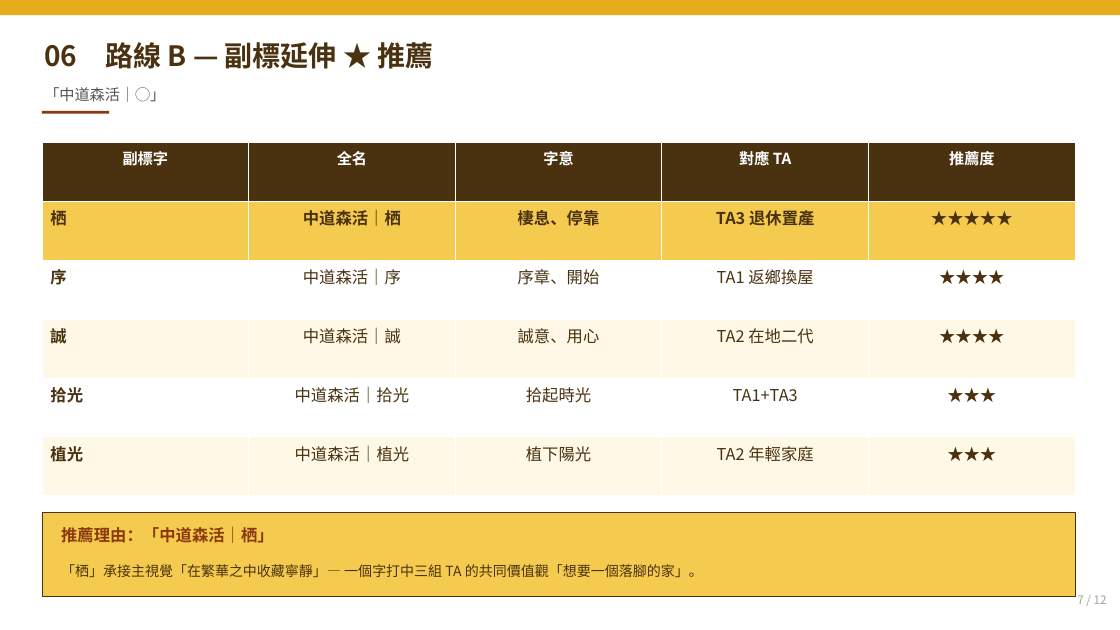
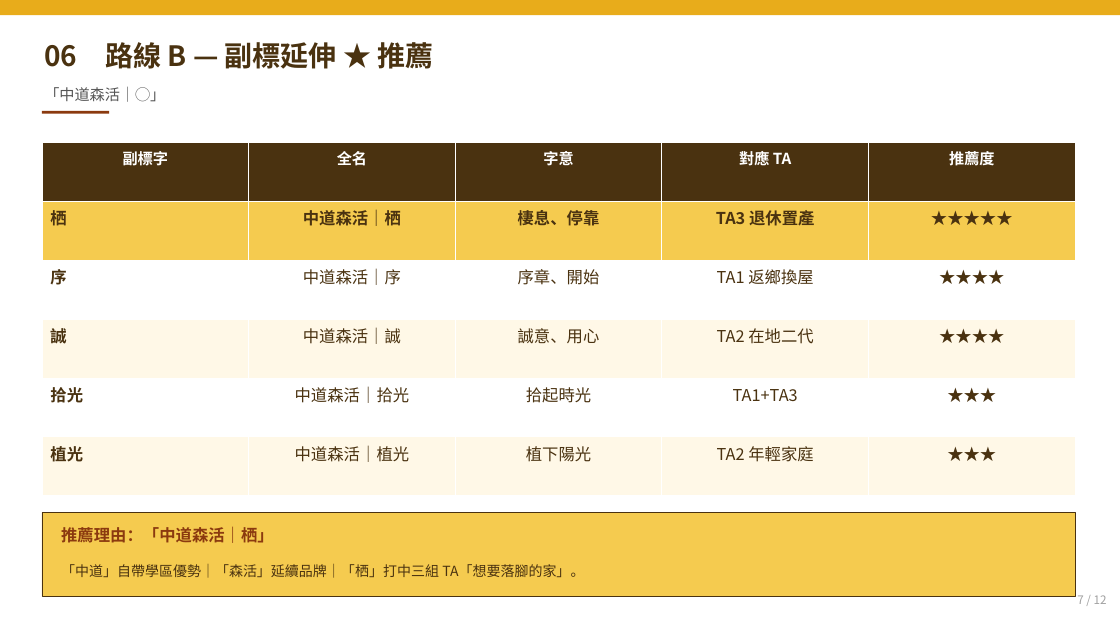
Before and after one commit to BansonLin/Pure-space-Branding, a slide deck: slide 8 of 02_簡報/02_中道森活_命名提案簡報.pptx. Drawn at 1120x630 pixels with LibreOffice and Linux fonts; fonts in the diff are those of the drawing. Boxes give left, top, right and bottom in pixels: in the first picture for what was removed or moved away, otherwise in the second. Text is boxed around its words. In the diff, an @@ line names an element or a change of style, - is before the commit and + after.

```diff
--- a/02_簡報/02_中道森活_命名提案簡報.pptx
+++ b/02_簡報/02_中道森活_命名提案簡報.pptx
@@ text at [61,564,584,578]: text changed @@
-「栖」承接主視覺「在繁華之中收藏寧靜」— 一個字打中三組 TA 的共同價值觀「想要一個落腳的家」。
+「中道」自帶學區優勢｜「森活」延續品牌｜「栖」打中三組 TA「想要落腳的家」。
```
Also in this commit, not shown: 5 other slides changed, 2 other files.
